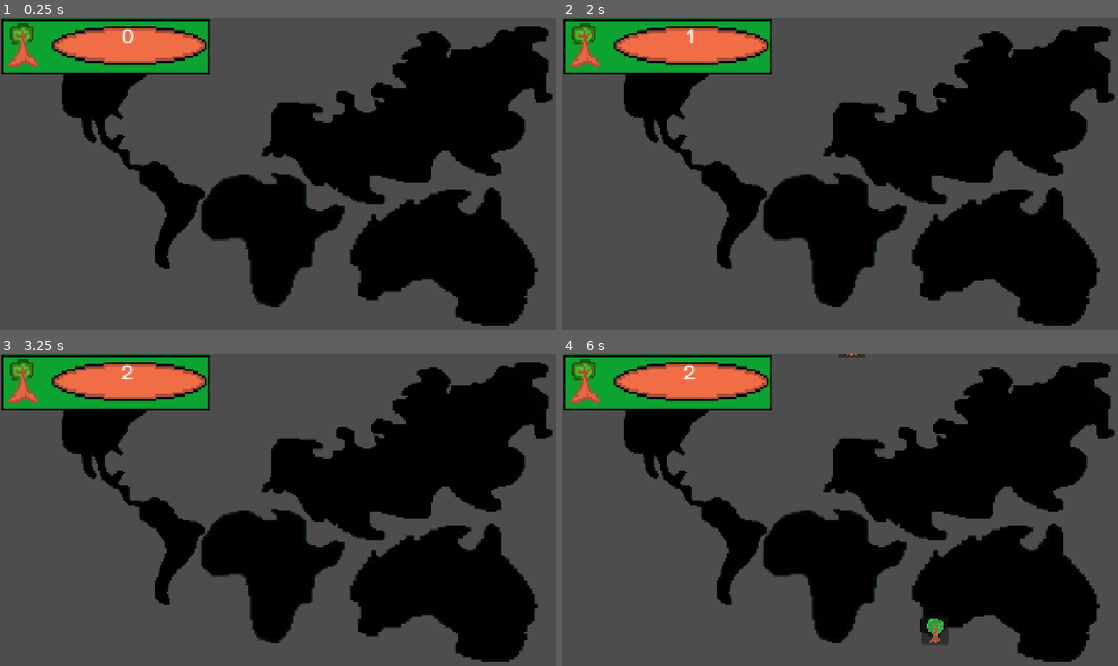
Above: before the commit, frames 1-4 (two rows, left to right).
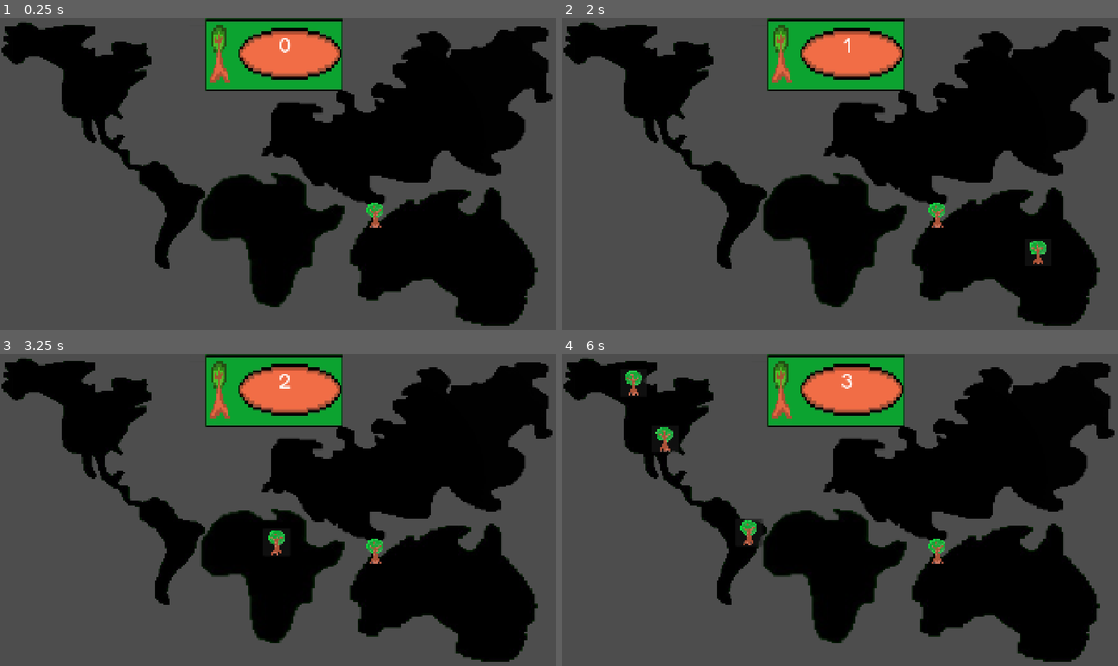
Above: after the commit, the same moments.

Repository: razsgriz/NatureStrikesBack
Game: Godot game, scene res://main.tscn
Same seed, same stepped clock (60 frames per second), same inputs: the game is played once before the commit and once after it.
Inputs (mouse positions are in pixels of both pictures, inside the frame that each line leads up to; where the layout moved, square brackets give the same spot in the first picture):
- Up to frame 1 (0.25 s): no input
- Up to frame 2 (2 s): tap Enter at 0.5 s; click (817, 214) [945, 192] at 1.25 s
- Up to frame 3 (3.25 s): click (478, 588) [144, 375] at 2 s; tap Space at 2.75 s
- Up to frame 4 (6 s): click (840, 541) at 3.52 s; tap Enter at 4.25 s; tap Space at 5.75 s

The runs differ from the first frame. In frame 1, 12% of the frame differs, in the area x 0-69%, y 0-68%; in frame 2, 12%; in frame 3, 12%; in frame 4, 13%, in the area x 0-70%, y 0-93%.

Commit message:
NO MY CHANGE WILL BE THE TRUE COMMIT

Diff:
--- a/main.gd
+++ b/main.gd
@@ -15,7 +15,21 @@
 	var tree = scene.instantiate()
 	var treeNode = tree.get_node("ClaimTree")
 	var rng = RandomNumberGenerator.new()
-	treeNode.position = Vector2(rng.randf_range(-900, 900), rng.randf_range(-900, 900))
+	var lpick = rng.randi_range(0, 5)
+	var location = Vector2(0, 0)
+	if lpick == 0:
+		location = Vector2(rng.randf_range(-902, -701), rng.randf_range(-487, -455))
+	elif lpick == 1:
+		location = Vector2(rng.randf_range(-710, -549), rng.randf_range(-426, -266))
+	elif lpick == 2:
+		location = Vector2(rng.randf_range(-367, -321), rng.randf_range(15, 108))
+	elif lpick == 3:
+		location = Vector2(rng.randf_range(-168, 61), rng.randf_range(0, 143))
+	elif lpick == 4:
+		location = Vector2(rng.randf_range(14, 738), rng.randf_range(-216, -125))
+	elif lpick == 5:
+		location = Vector2(rng.randf_range(352, 789), rng.randf_range(305, 140))
+	treeNode.position = location
 	$TreeSpawner.add_child(tree)
 
 	#var popup_text = Label.new()
--- a/main.tscn
+++ b/main.tscn
@@ -6,6 +6,7 @@
 [ext_resource type="Texture2D" uid="uid://ddfuwhieexy3s" path="res://assets/nort america.png" id="5_272bh"]
 [ext_resource type="Texture2D" uid="uid://dwkqf3njkhl5q" path="res://assets/waka waka (africa).png" id="6_5vw27"]
 [ext_resource type="PackedScene" uid="uid://d2wl2u53banj7" path="res://ui.tscn" id="6_7mycd"]
+[ext_resource type="Texture2D" uid="uid://booa8rtb52mek" path="res://assets/tree2.png" id="7_5vw27"]
 [ext_resource type="Script" uid="uid://bem72idfq5g18" path="res://player_data.gd" id="7_272bh"]
 
 [sub_resource type="GDScript" id="GDScript_0xm2m"]
@@ -69,6 +70,11 @@
 
 [node name="ui" parent="." unique_id=1690332116 instance=ExtResource("6_7mycd")]
 
+[node name="Sprite2D" type="Sprite2D" parent="ui" unique_id=928666921]
+position = Vector2(335, 140.00002)
+scale = Vector2(0.2, 0.2)
+texture = ExtResource("7_5vw27")
+
 [node name="player_data" type="Node2D" parent="." unique_id=2074780632]
 script = ExtResource("7_272bh")
 
--- a/ui.tscn
+++ b/ui.tscn
@@ -11,14 +11,15 @@
 script = ExtResource("1_nltto")
 
 [node name="counterui" parent="." unique_id=711349832 instance=ExtResource("1_37rai")]
-position = Vector2(-609, -432)
+position = Vector2(-23, -399)
+scale = Vector2(0.66, 1.32)
 
 [node name="treeAmount" type="Label" parent="." unique_id=186613561]
 top_level = true
-offset_left = -797.0
-offset_top = -521.0
-offset_right = -242.0
-offset_bottom = -366.0
+offset_left = -82.0
+offset_top = -490.0
+offset_right = 130.0
+offset_bottom = -347.0
 size_flags_horizontal = 0
 size_flags_vertical = 8
 tooltip_text = "ebnfwjfwbjnlkjwfnkjen"
